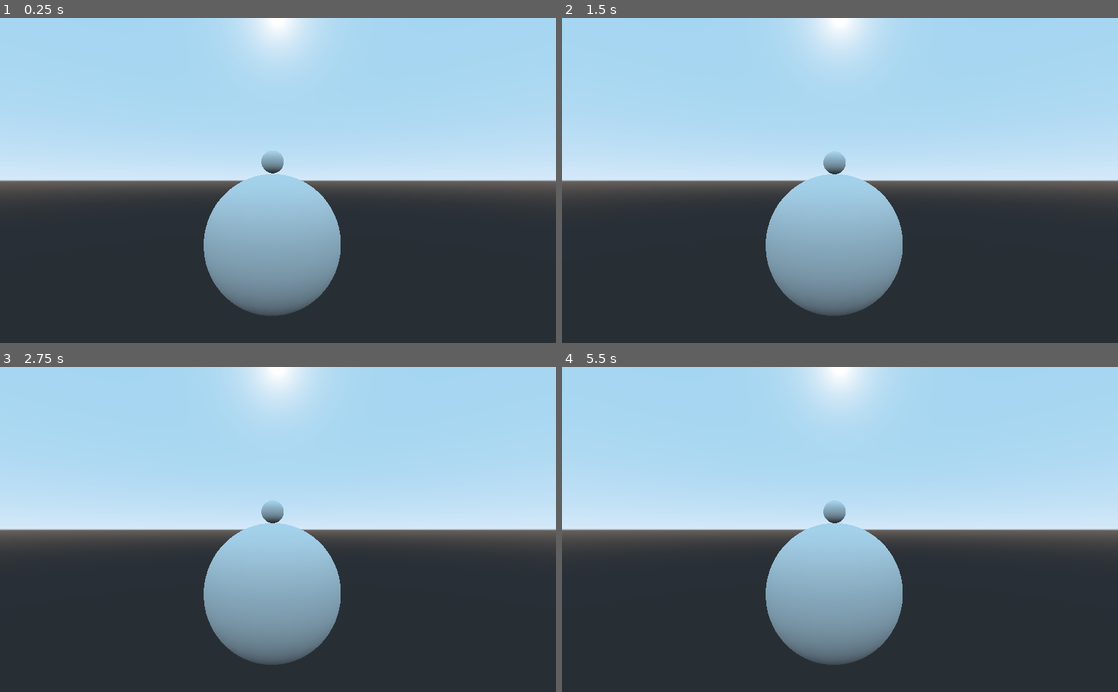
Above: before the commit, frames 1-4 (two rows, left to right).
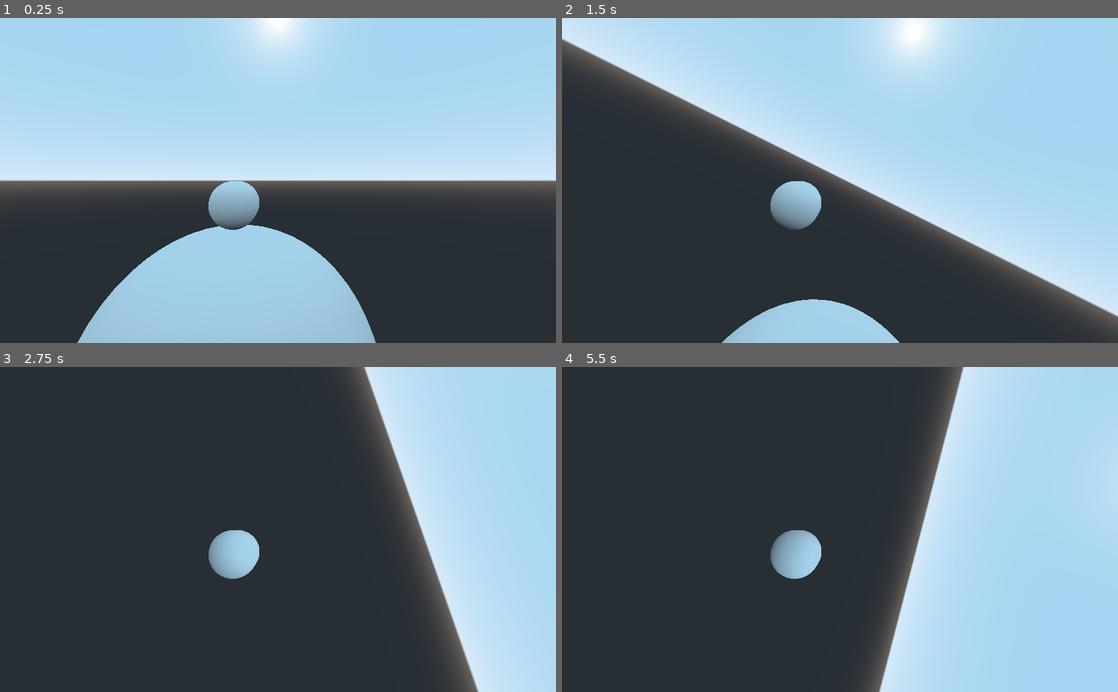
Above: after the commit, the same moments.

Repository: Fazzke/WELTTRAUM
Game: Godot game, scene res://Weltraum.tscn
Same seed, same stepped clock (60 frames per second), same inputs: the game is played once before the commit and once after it.
Inputs:
- Up to frame 1 (0.25 s): no input
- Up to frame 2 (1.5 s): tap Enter at 0.5 s; hold Right (ui_right) 0.53-1.28 s; tap Space (ui_space, bound only after the commit) at 0.6, 1.35 s; hold Down (ui_down) from 1.28 s (still down)
- Up to frame 3 (2.75 s): release Down (ui_down) at 2.03 s; hold Right (ui_right) from 2.03 s (still down); tap Space (ui_space, bound only after the commit) at 2.1 s
- Up to frame 4 (5.5 s): release Right (ui_right) at 2.78 s; hold Up (ui_up) 2.78-3.53 s; tap Space (ui_space, bound only after the commit) every 0.75 s from 2.85 to 5.1 s; hold Left (ui_left) 3.53-5.03 s; hold Down (ui_down) from 5.03 s (still down)

The runs differ from the first frame. In frame 1, 18% of the frame differs, in the area x 13-68%, y 41-100%; in frame 2, 45%; in frame 3, 59%; in frame 4, 67%, in the area x 0-100%, y 0-100%.
Error before the commit: Parse Error: The method "is_jumping" isn't declared in the current class. (res://RigidBodyPlayer.gd:31)

Commit message:
jump physics

Diff:
--- /dev/null
+++ b/KinematicBodyPlayer.gd
@@ -0,0 +1,56 @@
+extends KinematicBody
+
+export var falling_speed = 0.4
+export var jumping_speed = 0.2
+export var movement_speed = 0.2 # accellerate
+export var rotating_speed = 0.2
+export var gravity = -10
+export var energy_loss = 1 # abriebskraft / friction
+
+# @see https://godotengine.org/qa/38153/how-use-kinematicbodys-move_and_slide-move-object-forward
+#var global_direction = Vector3(0,-1,0)
+#var local_direction = global_direction.rotated(Vector3(0,1,0), rotation.y)
+#var movementVelocity = local_direction * movement_speed
+#var fallingVelocity = local_direction * falling_speed
+# @see https://godotengine.org/qa/17229/how-does-the-kinematic-body-is_on_floor-function-work
+var upwards = Vector3(0,1,0)
+var global_direction = Vector3()
+var local_direction = Vector3()
+var velocity = Vector3()
+var desired_velocity = Vector3()
+
+# Called when the node enters the scene tree for the first time.
+func _ready():
+	pass # Replace with function body.
+
+func _process(delta):
+	#print(upwards)
+
+	var planet = get_node("/root/Weltraum/StaticBody")
+
+	upwards = (planet.transform.origin - transform.origin).normalized()
+
+	velocity.y -= gravity * delta
+	desired_velocity = Vector3(0, 0, 0)
+
+	if is_on_floor():
+		energy_loss = 10
+	else:
+		energy_loss = 1
+	pass
+
+	energy_loss *= delta
+
+	if Input.is_action_pressed("ui_up"):
+		desired_velocity += transform.basis.y  * movement_speed * delta
+	if Input.is_action_pressed("ui_down"):
+		desired_velocity += transform.basis.y * movement_speed * delta
+	if Input.is_action_pressed("ui_left"):
+		desired_velocity += transform.basis.z * movement_speed * rotating_speed * delta
+	if Input.is_action_pressed("ui_right"):
+		desired_velocity += transform.basis.z * movement_speed * -rotating_speed * delta
+	if Input.is_action_just_pressed("ui_space") and is_on_floor():
+		velocity.y += 4 * movement_speed
+		desired_velocity.y += 4 * falling_speed
+
+	velocity = move_and_slide(lerp(velocity, desired_velocity, energy_loss), upwards)
--- a/RigidBodyPlayer.gd
+++ b/RigidBodyPlayer.gd
@@ -1,60 +1,117 @@
 extends RigidBody
-export var rotation_speed := 8.0
-#lalal
-var _move_direction := Vector3.ZERO
-var _last_strong_direction := Vector3.FORWARD
-var local_gravity := Vector3.DOWN
-var _should_reset := false
 
-#onready var _camera_controller = get_node(camera_path)
-#onready var _model: Spatial = $AstronautSkin
-#onready var _start_position := global_transform.origin
+onready var planet = get_node("/root/Weltraum/StaticBody")
+var gravity_direction = Vector3();
+var move_force = 15
+var jump_force = 10
+#planets will set this value for you (check the planet script)
+var planet_name = "space"
+
 func _ready():
-	pass
-func _integrate_forces(state: PhysicsDirectBodyState) -> void:
-	# This clause handles if a player falls off a planet, resetting
-	# their position if they hit the saftey net.
-	if _should_reset:
-		state.transform.origin = _start_position
-		_should_reset = false
+	_calc_gravity_direction("planet_earth", planet)
 
-	local_gravity = state.total_gravity.normalized()
 
-	# To not orient quickly to the last input, we save a last strong direction
-	# this also ensures a good normalized value for the rotation basis.
-	if _move_direction.length() > 0.2:
-		_last_strong_direction = _move_direction.normalized()
+func _process(delta):
 
-	_move_direction = _get_model_oriented_input()
-	_orient_character_to_direction(_last_strong_direction, state.step)
+	if planet_name == "space":
+		_calc_gravity_direction(planet_name, planet)
 
-	if is_jumping(state):
-		_model.jump()
-		apply_central_impulse(-loacal_gravity * jump_initial_impulse)
-	if is_on_floor(state) and not _model.is_falling():
-		add_central_force(_move_direction * move_speed)
-	_model.velocity = state.linear_velocity
+	_move()
 
-func _get_model_oriented_input() -> Vector3:
-	var input_left_right := (
-		Input.get_action_strength("move_left")
-		- Input.get_action_strength("move_right")
-	)
-	var input_forward := Input.get_action_strength("move_up")
 
-	var raw_input = Vector2(input_left_right, input_forward)
+func _integrate_forces(state):
+	_walk_around_planet(state)
 
-	var input := Vector3.ZERO
-	# This ensures correct analouge input strength in any direction
-	input.x = raw_input.x * sqrt(1.0 - raw_input.y * raw_input.y / 2.0)
-	input.z = raw_input.y * sqrt(1.0 - raw_input.x * raw_input.x / 2.0)
 
-	input = _model.transform.basis.xform(input)
-	return input
+func _calc_gravity_direction(planet_name, planet_node):
+	gravity_direction = (planet_node.transform.origin - transform.origin).normalized()
+	print(gravity_direction)
 
-func _orient_character_to_direction(direction: Vector3, delta: float) -> void:
-	var left_axis := -local.gravity.cross(direction)
-	var rotation_basis := Basis(left_axis, -local_gravity, direction).orthonormalized()
-	_model.transform.basis = _model.tranform.basis.get_rotation_quat().slerp(
-		rotation_basis, delta * rotation_speed
-	)
+func _walk_around_planet(state):
+	# allign the players y-axis (up and down) with the planet's gravity direciton:
+	state.transform.basis.y = -gravity_direction
+
+
+func _move():
+	#handles all input and logic related to character movement
+	#move
+	if Input.is_action_pressed("ui_up"):
+		add_central_force(move_force * global_transform.basis.z)
+
+	if Input.is_action_pressed("ui_down"):
+		add_central_force(move_force * -global_transform.basis.z)
+
+	if Input.is_action_pressed("ui_left"):
+		add_central_force(move_force * global_transform.basis.x)
+
+	if Input.is_action_pressed("ui_right"):
+		add_central_force(move_force * -global_transform.basis.x)
+
+	#jump:
+	if Input.is_action_just_pressed("ui_space"):
+		apply_impulse(Vector3.UP, jump_force * global_transform.basis.y)
+
+func set_planet_name(n):
+	print ("setting new planet: ", n)
+	planet_name = n
+
+#export var rotation_speed := 8.0
+###lalal
+##var _move_direction := Vector3.ZERO
+##var _last_strong_direction := Vector3.FORWARD
+##var local_gravity := Vector3.DOWN
+##var _should_reset := false
+#
+###onready var _camera_controller = get_node(camera_path)
+###onready var _model: Spatial = $AstronautSkin
+###onready var _start_position := global_transform.origin
+##func _ready():
+##	pass
+##func _integrate_forces(state: PhysicsDirectBodyState) -> void:
+##	# This clause handles if a player falls off a planet, resetting
+##	# their position if they hit the saftey net.
+##	if _should_reset:
+##		state.transform.origin = _start_position
+##		_should_reset = false
+##
+##	local_gravity = state.total_gravity.normalized()
+##
+##	# To not orient quickly to the last input, we save a last strong direction
+##	# this also ensures a good normalized value for the rotation basis.
+##	if _move_direction.length() > 0.2:
+##		_last_strong_direction = _move_direction.normalized()
+##
+##	_move_direction = _get_model_oriented_input()
+##	_orient_character_to_direction(_last_strong_direction, state.step)
+##
+###	if is_jumping(state):
+###		_model.jump()
+###		apply_central_impulse(-loacal_gravity * jump_initial_impulse)
+###	if is_on_floor(state) and not _model.is_falling():
+###		add_central_force(_move_direction * move_speed)
+###	_model.velocity = state.linear_velocity
+##
+##func _get_model_oriented_input() -> Vector3:
+##	var input_left_right := (
+##		Input.get_action_strength("move_left")
+##		- Input.get_action_strength("move_right")
+##	)
+##	var input_forward := Input.get_action_strength("move_up")
+##
+##	var raw_input = Vector2(input_left_right, input_forward)
+##
+##	var input := Vector3.ZERO
+##	# This ensures correct analouge input strength in any direction
+##	input.x = raw_input.x * sqrt(1.0 - raw_input.y * raw_input.y / 2.0)
+##	input.z = raw_input.y * sqrt(1.0 - raw_input.x * raw_input.x / 2.0)
+##
+##	input = _model.transform.basis.xform(input)
+##	return input
+##
+##func _orient_character_to_direction(direction: Vector3, delta: float) -> void:
+##	var left_axis := -local.gravity.cross(direction)
+##	var rotation_basis := Basis(left_axis, -local_gravity, direction).orthonormalized()
+##	_model.transform.basis = _model.tranform.basis.get_rotation_quat().slerp(
+##		rotation_basis, delta * rotation_speed
+##	)
+##
--- a/Weltraum.tscn
+++ b/Weltraum.tscn
@@ -1,6 +1,7 @@
-[gd_scene load_steps=7 format=2]
+[gd_scene load_steps=10 format=2]
 
 [ext_resource path="res://RigidBodyPlayer.gd" type="Script" id=1]
+[ext_resource path="res://KinematicBodyPlayer.gd" type="Script" id=2]
 
 [sub_resource type="SphereMesh" id=1]
 
@@ -8,11 +9,15 @@
 radius = 6.0
 
 [sub_resource type="SphereShape" id=3]
-radius = 11.0
+radius = 20.174
 
 [sub_resource type="CapsuleShape" id=4]
 
 [sub_resource type="CapsuleMesh" id=5]
+
+[sub_resource type="SphereShape" id=6]
+
+[sub_resource type="SphereMesh" id=7]
 
 [node name="Weltraum" type="Spatial"]
 
@@ -21,7 +26,6 @@
 [node name="MeshInstance" type="MeshInstance" parent="StaticBody"]
 transform = Transform( 6, 0, 0, 0, 6, 0, 0, 0, 6, 0, 0, 0 )
 mesh = SubResource( 1 )
-material/0 = null
 
 [node name="CollisionShape" type="CollisionShape" parent="StaticBody"]
 shape = SubResource( 2 )
@@ -30,7 +34,7 @@
 space_override = 3
 gravity_point = true
 gravity_vec = Vector3( 0, 0, 0 )
-gravity = 8.055
+gravity = 17.516
 
 [node name="CollisionShape" type="CollisionShape" parent="StaticBody/Area"]
 shape = SubResource( 3 )
@@ -48,7 +52,25 @@
 
 [node name="MeshInstance" type="MeshInstance" parent="RigidBodyPlayer"]
 mesh = SubResource( 5 )
-material/0 = null
 
-[node name="Camera" type="Camera" parent="."]
-transform = Transform( 1, 0, 0, 0, 1, 0, 0, 0, 1, 0.479665, 5.41143, 21.1673 )
+[node name="Camera" type="Camera" parent="RigidBodyPlayer"]
+transform = Transform( 1, 0, 0, 0, 1, 0, 0, 0, 1, 1.84316, 1.02212, 10.1122 )
+
+[node name="KinematicBodyPlayer" type="KinematicBody" parent="."]
+transform = Transform( 1, 0, 0, 0, 1, 0, 0, 0, 1, 0, 10.6173, -9.52557 )
+visible = false
+script = ExtResource( 2 )
+
+[node name="CollisionShape" type="CollisionShape" parent="KinematicBodyPlayer"]
+transform = Transform( 1, 0, 0, 0, 1, 0, 0, 0, 1, 0, 0, 9.49767 )
+visible = false
+shape = SubResource( 6 )
+
+[node name="MeshInstance" type="MeshInstance" parent="KinematicBodyPlayer"]
+transform = Transform( 1, 0, 0, 0, 1, 0, 0, 0, 1, 0, 0, 9.48647 )
+visible = false
+mesh = SubResource( 7 )
+
+[node name="Position3D" type="Position3D" parent="KinematicBodyPlayer"]
+transform = Transform( 1, 0, 0, 0, 1, 0, 0, 0, 1, -0.126869, -3.37232, 9.53622 )
+visible = false
--- a/project.godot
+++ b/project.godot
@@ -14,6 +14,46 @@
 run/main_scene="res://Weltraum.tscn"
 config/icon="res://icon.png"
 
+[global]
+
+tatstatur=false
+
+[input]
+
+ui_left={
+"deadzone": 0.5,
+"events": [ Object(InputEventKey,"resource_local_to_scene":false,"resource_name":"","device":0,"alt":false,"shift":false,"control":false,"meta":false,"command":false,"pressed":false,"scancode":16777231,"physical_scancode":0,"unicode":0,"echo":false,"script":null)
+, Object(InputEventJoypadButton,"resource_local_to_scene":false,"resource_name":"","device":0,"button_index":14,"pressure":0.0,"pressed":false,"script":null)
+, Object(InputEventKey,"resource_local_to_scene":false,"resource_name":"","device":0,"alt":false,"shift":false,"control":false,"meta":false,"command":false,"pressed":false,"scancode":0,"physical_scancode":65,"unicode":0,"echo":false,"script":null)
+ ]
+}
+ui_right={
+"deadzone": 0.5,
+"events": [ Object(InputEventKey,"resource_local_to_scene":false,"resource_name":"","device":0,"alt":false,"shift":false,"control":false,"meta":false,"command":false,"pressed":false,"scancode":16777233,"physical_scancode":0,"unicode":0,"echo":false,"script":null)
+, Object(InputEventJoypadButton,"resource_local_to_scene":false,"resource_name":"","device":0,"button_index":15,"pressure":0.0,"pressed":false,"script":null)
+, Object(InputEventKey,"resource_local_to_scene":false,"resource_name":"","device":0,"alt":false,"shift":false,"control":false,"meta":false,"command":false,"pressed":false,"scancode":0,"physical_scancode":68,"unicode":0,"echo":false,"script":null)
+ ]
+}
+ui_up={
+"deadzone": 0.5,
+"events": [ Object(InputEventKey,"resource_local_to_scene":false,"resource_name":"","device":0,"alt":false,"shift":false,"control":false,"meta":false,"command":false,"pressed":false,"scancode":16777232,"physical_scancode":0,"unicode":0,"echo":false,"script":null)
+, Object(InputEventJoypadButton,"resource_local_to_scene":false,"resource_name":"","device":0,"button_index":12,"pressure":0.0,"pressed":false,"script":null)
+, Object(InputEventKey,"resource_local_to_scene":false,"resource_name":"","device":0,"alt":false,"shift":false,"control":false,"meta":false,"command":false,"pressed":false,"scancode":0,"physical_scancode":87,"unicode":0,"echo":false,"script":null)
+ ]
+}
+ui_down={
+"deadzone": 0.5,
+"events": [ Object(InputEventKey,"resource_local_to_scene":false,"resource_name":"","device":0,"alt":false,"shift":false,"control":false,"meta":false,"command":false,"pressed":false,"scancode":16777234,"physical_scancode":0,"unicode":0,"echo":false,"script":null)
+, Object(InputEventJoypadButton,"resource_local_to_scene":false,"resource_name":"","device":0,"button_index":13,"pressure":0.0,"pressed":false,"script":null)
+, Object(InputEventKey,"resource_local_to_scene":false,"resource_name":"","device":0,"alt":false,"shift":false,"control":false,"meta":false,"command":false,"pressed":false,"scancode":0,"physical_scancode":83,"unicode":0,"echo":false,"script":null)
+ ]
+}
+ui_space={
+"deadzone": 0.5,
+"events": [ Object(InputEventKey,"resource_local_to_scene":false,"resource_name":"","device":0,"alt":false,"shift":false,"control":false,"meta":false,"command":false,"pressed":false,"scancode":0,"physical_scancode":32,"unicode":0,"echo":false,"script":null)
+ ]
+}
+
 [physics]
 
 common/enable_pause_aware_picking=true
